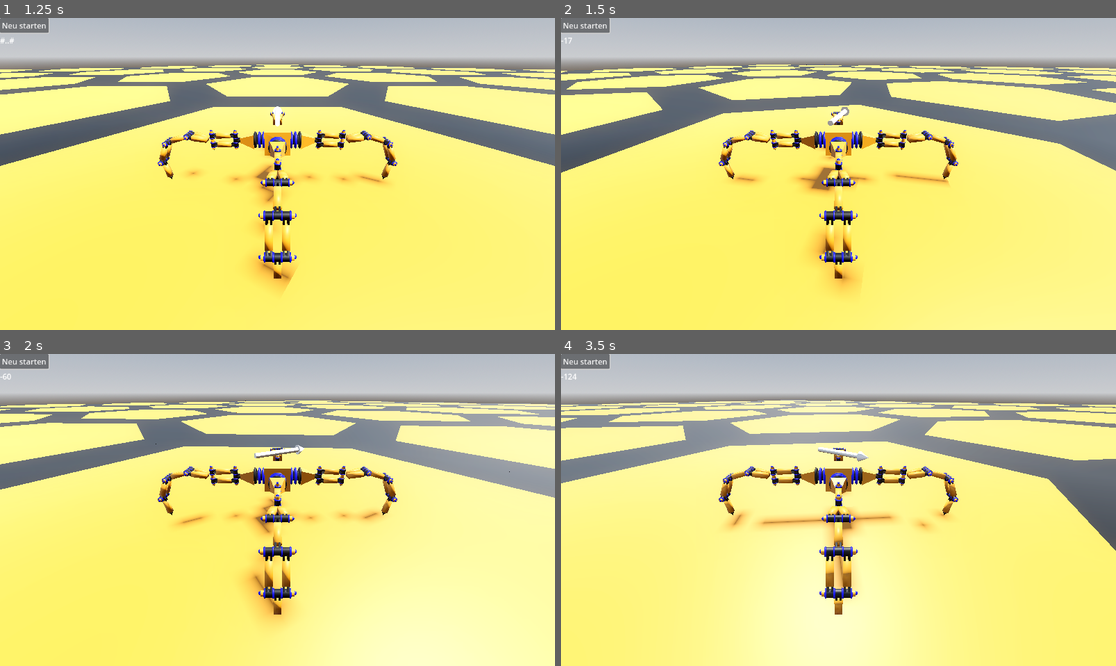
Above: before the commit, frames 1-4 (two rows, left to right).
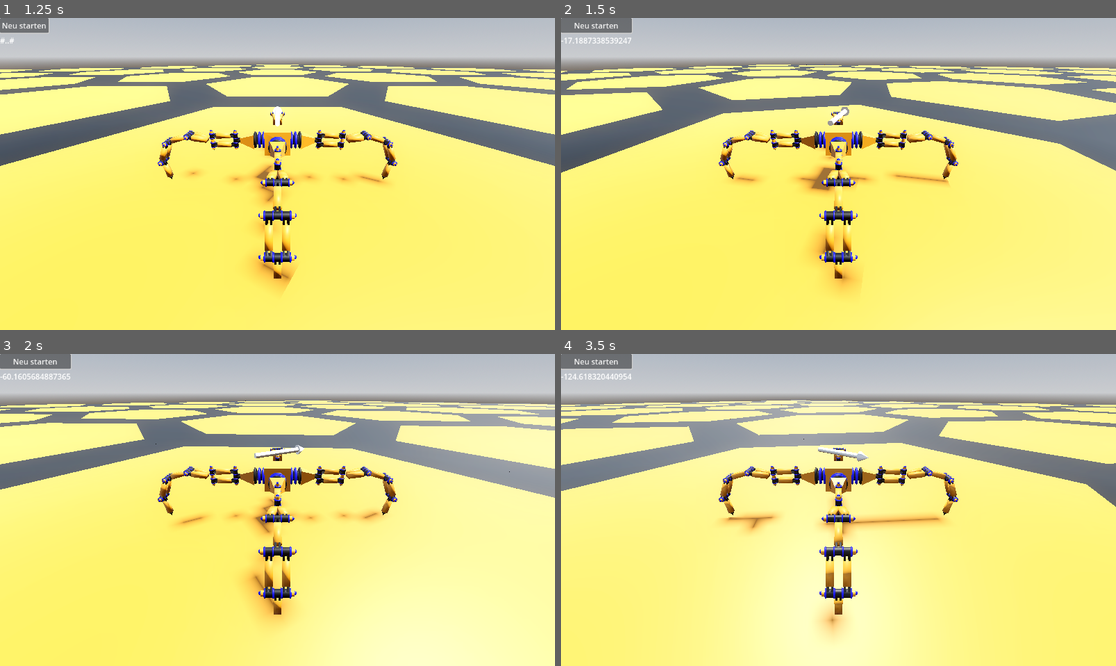
Above: after the commit, the same moments.

Repository: gheddie/godot_spider_game
Game: Godot game, scene res://sandbox.tscn
Two runs of this game, one before a commit and one after it. Both use one fixed random seed, a clock stepped at 60 frames per second and the inputs below.
Inputs:
- Up to frame 1 (1.25 s): click "Neu starten" at 0.5 s
- Up to frame 2 (1.5 s): tap Enter at 1.25 s; hold D (turn_right) from 1.28 s (still down)
- Up to frame 3 (2 s): keep holding D (turn_right)
- Up to frame 4 (3.5 s): release D (turn_right) at 2.03 s; hold S (move_backward) 2.03-2.78 s; hold D (turn_right) from 2.78 s (still down)

Frame 1 is identical in both runs. In frame 2, 0.3% of the frame differs, in the area x 0-13%, y 0-9%; in frame 3, 0.4%; in frame 4, 6.1%, in the area x 0-100%, y 0-92%.

Commit message:
minor changes

Diff:
--- a/script/spider.gd
+++ b/script/spider.gd
@@ -12,11 +12,13 @@
 # audio
 @onready var clickAudio: AudioStreamPlayer = $ClickAudio
 
-const SPEED = 0.5
+const SPEED = 0.25
+const ROTATION_DIFF = 0.025
 
 const WALK_ANIMATION: String = "Animation"
 
 var heading: Vector3
+var body_rotation: float
 
 func _ready() -> void:
 	print("spider is ready...")
@@ -55,14 +57,19 @@
 func rotate_player() -> void:
 
 	if (Input.is_action_pressed("turn_left")):
-		direction_indicator.rotation.y += 0.025
-		headingIndicator.text = str(int(direction_indicator.rotation_degrees.y))
+		direction_indicator.rotation.y += ROTATION_DIFF
+		body_rotation += ROTATION_DIFF
+		# headingIndicator.text = str(int(direction_indicator.rotation_degrees.y))
+		headingIndicator.text = str(rad_to_deg(body_rotation))
 
 	if (Input.is_action_pressed("turn_right")):
-		direction_indicator.rotation.y -= 0.025
-		headingIndicator.text = str(int(direction_indicator.rotation_degrees.y))
+		direction_indicator.rotation.y -= ROTATION_DIFF
+		body_rotation -= ROTATION_DIFF
+		# headingIndicator.text = str(int(direction_indicator.rotation_degrees.y))
+		headingIndicator.text = str(rad_to_deg(body_rotation))
 
-	rotation.y = deg_to_rad(direction_indicator.rotation_degrees.y)
+	## rotation.y = deg_to_rad(direction_indicator.rotation_degrees.y)
+	rotation.y = body_rotation
 
 func connect_buttons() -> void:
 	buttonRestart.pressed.connect(restart_level)
Not shown, added: sandbox.tscn152887472163.tmp
